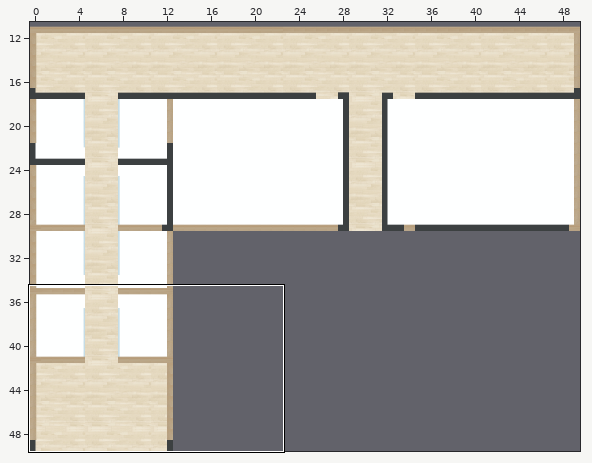
Two states of a Tiled map, public/map/inn.tmx. The first picture is a wide view before the edit; the outline marks the close-up.
Close-up. Before the edit:
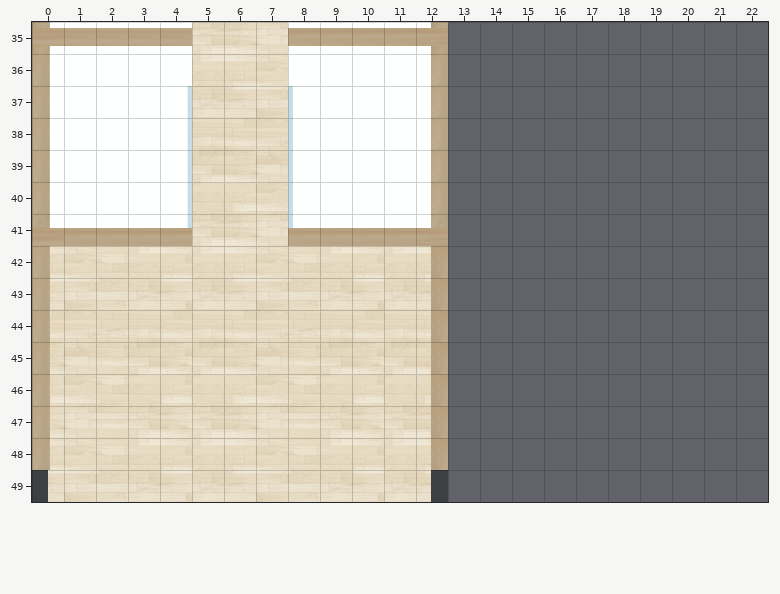
Cells are 32x32 px. Shown: x 0..22, y 35..49. The commit also changed other parts of the map, which this record leaves out. Tiles whose own drawing changed are shown in their newer look in all pictures.
After:
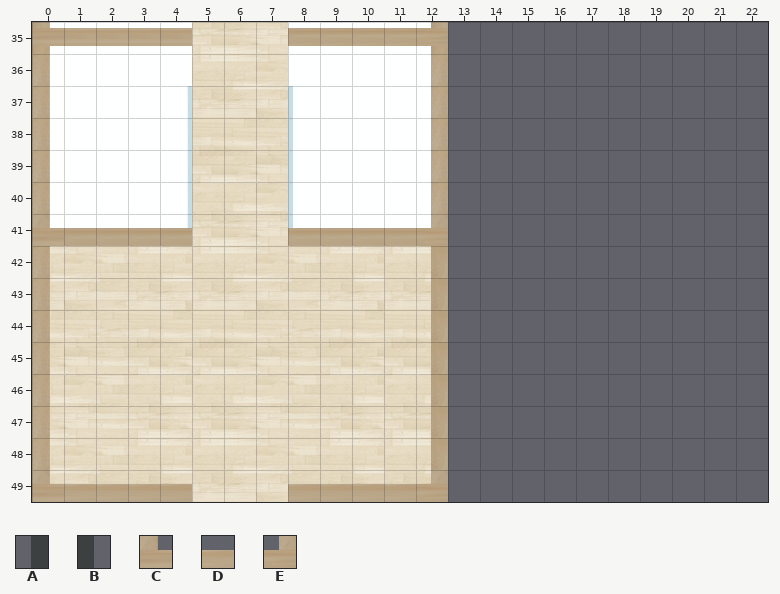
Key: from "inn": A 244, B 280, C 300, D 302, E 304.
_ is an empty cell, . an unchanged one.
The edit:
--- layer "wall"
@@ x 0..12 @@
-49 B____...____A
+49 CDDDD...DDDDE
Changed places in both close-ups, as pixel boxes (x1, y1, x2, y2):
changed: (32, 470, 192, 502)
changed: (288, 470, 448, 502)
